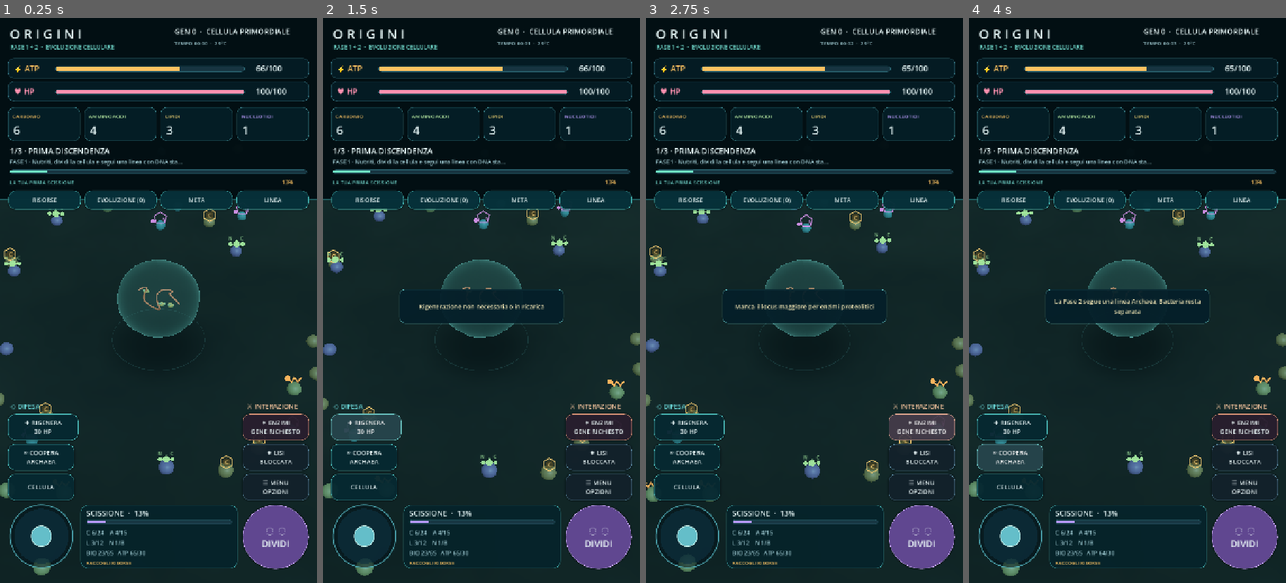
Above: before the commit, frames 1-4 (left to right).
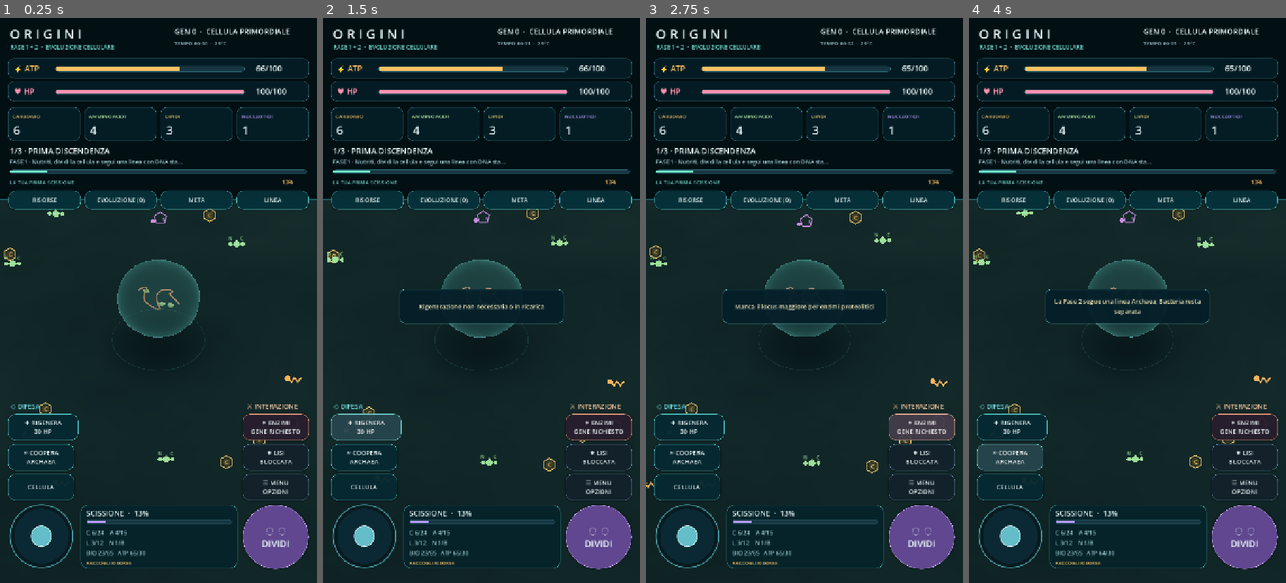
Above: after the commit, the same moments.

Repository: scorbetta17-gif/Origini
Game: Godot game, scene res://scenes/Main.tscn
Same seed, same stepped clock (60 frames per second), same inputs: the game is played once before the commit and once after it.
Inputs:
- Up to frame 1 (0.25 s): no input
- Up to frame 2 (1.5 s): click "◌ ◌ DIVIDI" at 0.5 s; click "✚ RIGENERA 30 HP" at 1.25 s
- Up to frame 3 (2.75 s): click "✦ ENZIMI GENE RICHIESTO" at 2 s
- Up to frame 4 (4 s): click "✷ LISI BLOCCATA" at 2.75 s; click "∞ COOPERA ARCHAEA" at 3.5 s

The runs differ from the first frame. In frame 1, 1.1% of the frame differs, in the area x 0-100%, y 33-99%; in frame 2, 1.0%; in frame 3, 1.1%; in frame 4, 1.1%.

Commit message:
Eliminate duplicate 3D nutrient spheres in portrait mode while retaining world-space collection and interaction

Diff:
--- a/src/main.gd
+++ b/src/main.gd
@@ -311,6 +311,9 @@
     node.position = at
     node.material_override = _solid(Color(.39,.37,.31) if kind == "detritus" else TYPE_COLORS[kind].lerp(Color(.24,.33,.32),.70), .0)
     nutrient_root.add_child(node)
+    # Portrait classic mode shows the chemically meaningful projected icon
+    # instead of duplicating it with an overlapping generic 3D sphere.
+    node.visible = not (is_instance_valid(nutrient_markers) and nutrient_markers.visible)
     nutrients.append({"kind": kind, "node": node, "origin_y": at.y, "bob": rng.randf_range(0,TAU)})
 
 func _create_entity(id: String, parent: String, gen: int, branch: String, traits: Dictionary, at: Vector3, controlled: bool = false, external: bool = false) -> void:
@@ -623,11 +626,11 @@
         return
     var rect: Vector2 = get_viewport().get_visible_rect().size
     var points: Array[Dictionary] = []
-    var top_safe: float = classic_hud.panel_height()+8.0
-    var bottom_safe: float = rect.y-160.0
+    var top_safe: float = classic_hud.panel_height()+29.0
+    var bottom_safe: float = rect.y-189.0
     for n in nutrients:
         var node: MeshInstance3D = n["node"]
-        if not is_instance_valid(node) or not node.visible:
+        if not is_instance_valid(node):
             continue
         var where: Vector3 = node.position+Vector3(0,.12,0)
         if camera.is_position_behind(where):
@@ -1694,6 +1697,9 @@
     classic_hud.visible = portrait
     nutrient_markers.size = wh
     nutrient_markers.visible = portrait
+    for n in nutrients:
+        if is_instance_valid(n["node"]):
+            n["node"].visible = not portrait
     for label in [title_label,status_label,objective_label]:
         label.visible = not portrait
     for bar in [hp_bar,atp_bar,scission_bar]:
